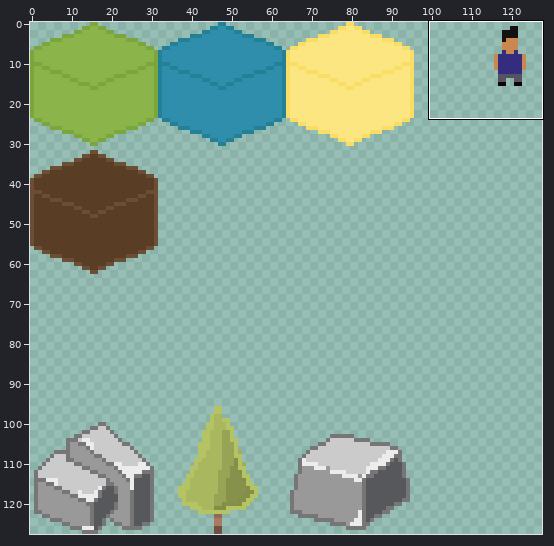
Two states of a sprite sheet, src/resources/textures/tiles-textures.png. The first picture is a wide view before the edit; the outline marks the close-up.
Close-up. Before:
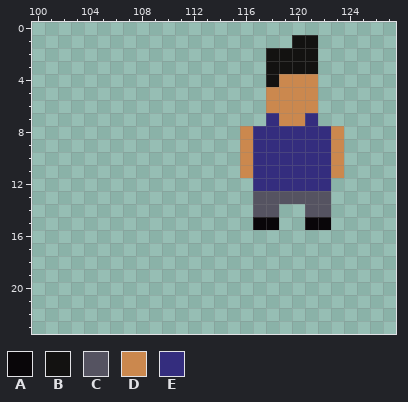
The file is 128x128 pixels. Colours within 5 levels of each other are drawn and written as one. Shown: x 100..127, y 0..23.
Palette (. is transparent): A #090609  B #131211  C #555361  D #cb884e  E #342d7e
Pixels before, first column x 116:
 1 ....BB..
 2 ..BBBB..
 3 ..BBBB..
 4 ..BDDD..
 5 ..DDDD..
 6 ..DDDD..
 7 ..EDDE..
 8 DEEEEEED
 9 DEEEEEED
10 DEEEEEED
11 DEEEEEED
12 .EEEEEE.
13 .CCCCCC.
14 .CC..CC.
15 .AA..AA.
The same view after the edit:
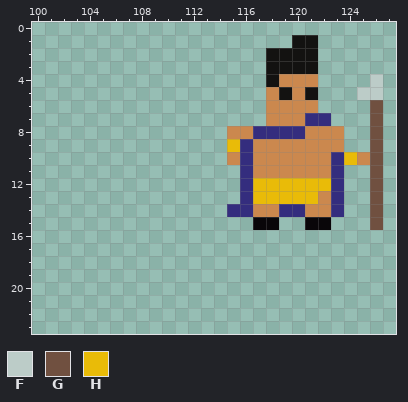
Colours new in this view: F #bcccc8  G #705040  H #e9bb08
Edits made:
Changed rows in their new state; - is an unchanged pixel.
first column x 115:
 4 -----------F
 5 ----B-B---FF
 6 -----------G
 7 ---D---E---G
 8 D-----DD---G
 9 HEDDDDDD---G
10 DEDDDDDDEHDG
11 -EDDDDDDE--G
12 -EHHHHHHE--G
13 -EHHHHHDE--G
14 EEDDEEDDE--G
15 -----------G
Boxes around the changes in both close-ups, in picture pixels (x1, y1, x2, y2):
changed: (227, 74, 383, 230)
